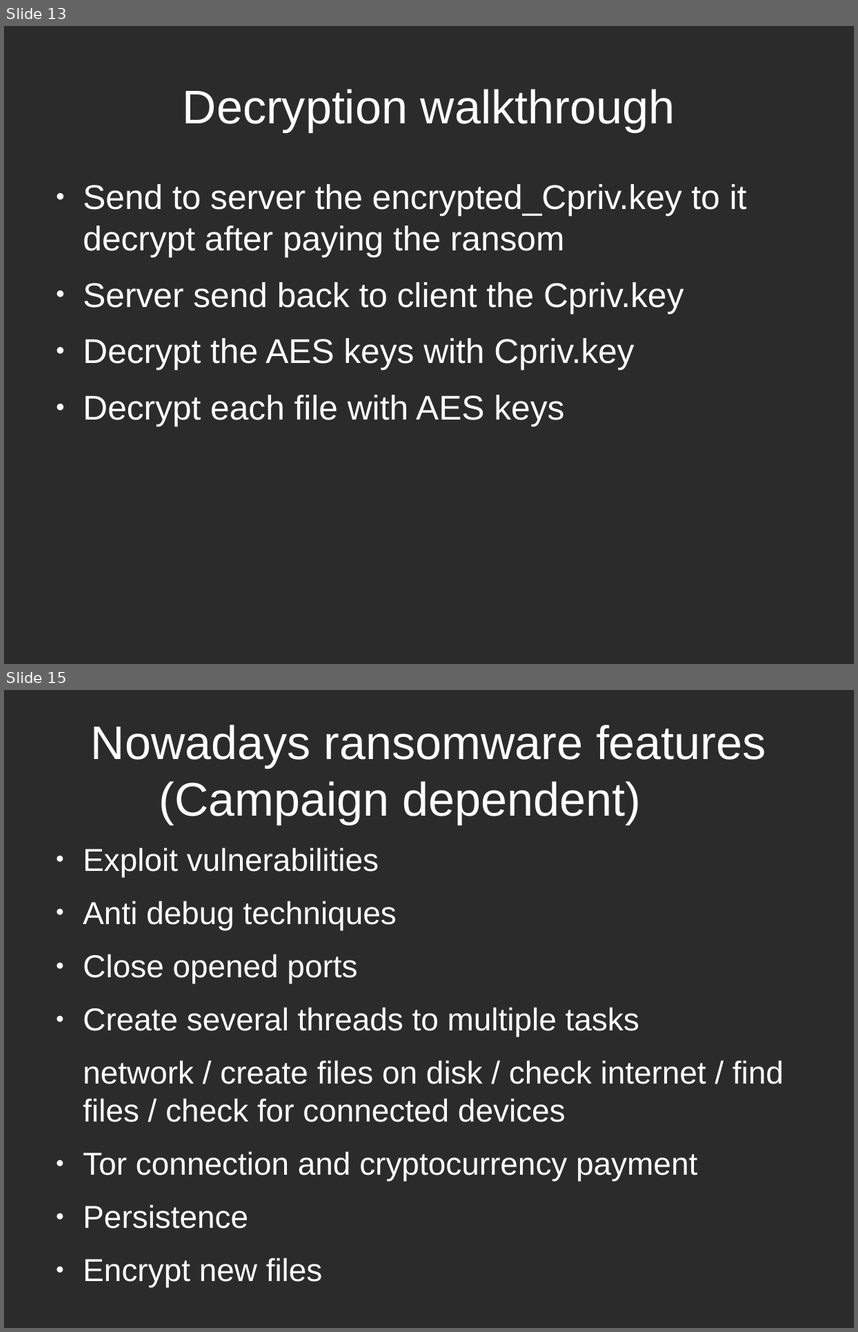
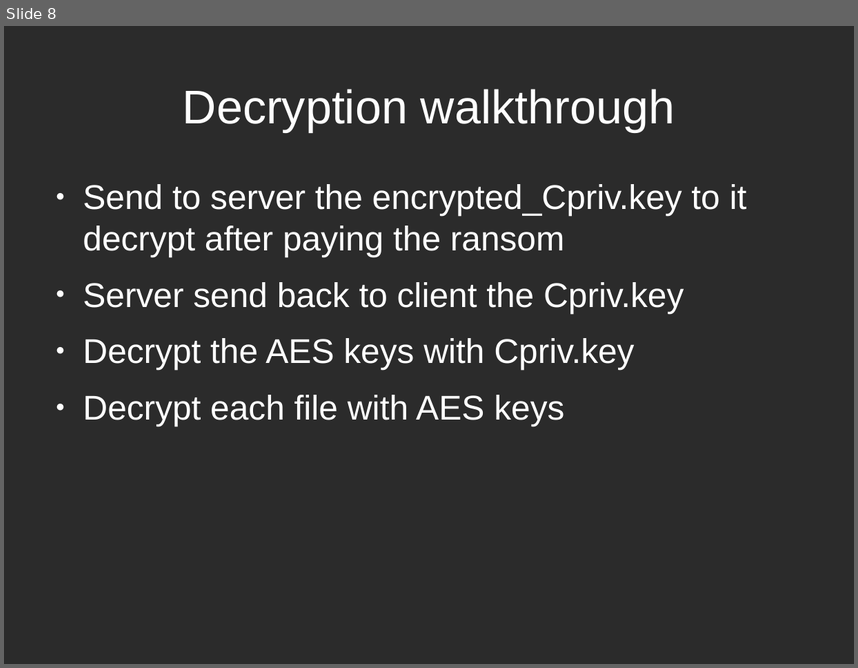
Before and after one commit to tarcisio-marinho/GonnaCry, a slide deck: Python/talk/na_beira_do_rio.odp. Shown one above the other, each under a label of ours: slides 13 and 15 before the commit, slide 8 after it; the slides between them are not shown. The pictures are 858x1332 and 858x668 pixels, drawn with LibreOffice and Linux fonts; fonts in the diff are those of the drawing; background and template pictures are left out; a plain dark background stands for a picture behind light text. Boxes give left, top, right and bottom in pixels: in the first picture for what was removed or moved away, otherwise in the second. Text is boxed around its words. In the diff, an @@ line names an element or a change of style, - is before the commit and + after.

```diff
--- a/Python/talk/na_beira_do_rio.odp
+++ b/Python/talk/na_beira_do_rio.odp
@@ slide 15 removed at (4,690,854,1328), background picture (left out) @@
@@ title removed at (91,724,766,824) @@
-Nowadays ransomware features
-(Campaign dependent)
@@ text removed at (83,847,784,1287) @@
-● Exploit vulnerabilities
-● Anti debug techniques
-● Close opened ports
-● Create several threads to multiple tasks
-network / create files on disk / check internet / find files / check for connected devices
-● Tor connection and cryptocurrency payment
-● Persistence
-● Encrypt new files
@@ what was slide 13 is now slide 8 @@
```
Also in this commit, not shown: 2 slides changed, 2 slides added, 10 other slides removed, 4 other files.
